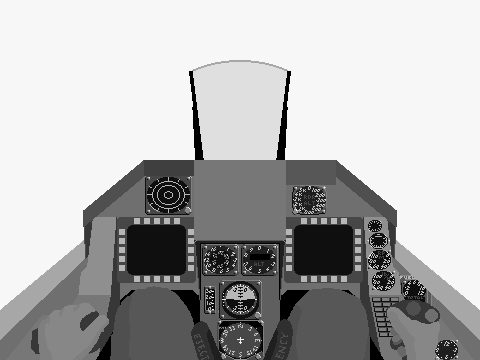
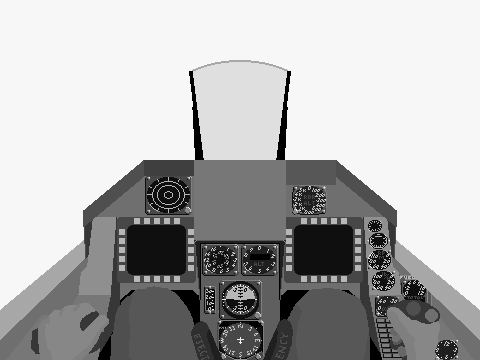
Two versions of the same layered image (480×360). Layer-by-layer changes:
painted on "F16_Bkgr" over 372, 295, 402, 358
painted on "F16_Frame" over 96, 356, 384, 360
